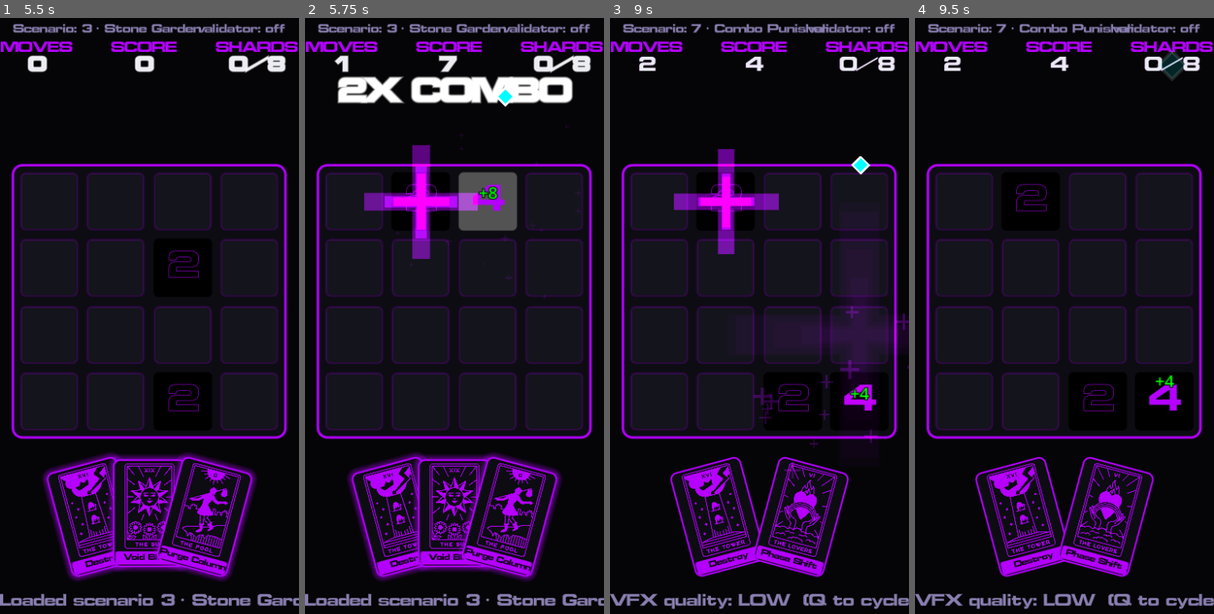
Above: before the commit, frames 1-4 (left to right).
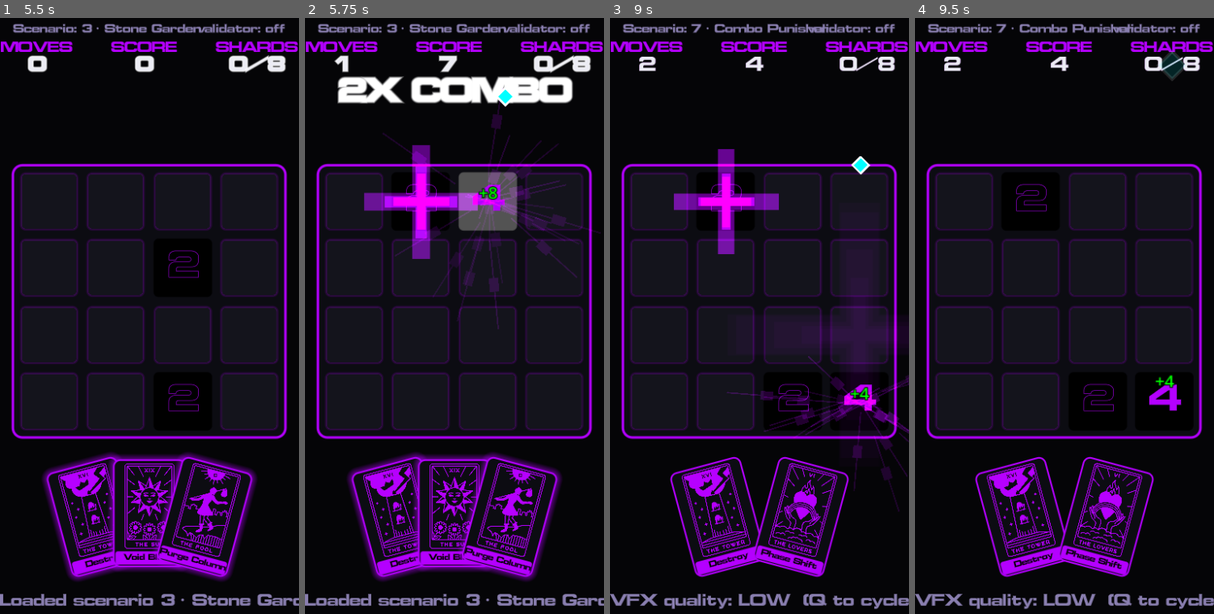
Above: after the commit, the same moments.

Repository: thegoldenmule/moveborne-godot
Game: Godot game, scene res://scenes/main.tscn
Two runs of this game, one before a commit and one after it. Both use one fixed random seed, a clock stepped at 60 frames per second and the inputs below.
Inputs (mouse positions are in pixels of both pictures, inside the frame that each line leads up to):
- Up to frame 1 (5.5 s): tap A at 0.5, 1.25, 2, 4.25 s; drag from (149, 304) to (179, 196) at 0.52 s; drag from (89, 375) to (134, 470) at 1.27 s; move the mouse to (179, 196) at 2.02 s; hold Right 2.03-2.75 s; tap 1 at 2.1 s; drag from (134, 470) to (59, 244) at 2.77 s; click (107, 518) at 3.52 s; move the mouse to (239, 435) at 4.27 s; hold Left 4.28-5 s; tap 3 at 4.35 s; drag from (59, 244) to (104, 178) at 5.02 s
- Up to frame 2 (5.75 s): no input
- Up to frame 3 (9 s): move the mouse to (774, 339) at 5.77 s; hold Down 5.78-6.5 s; tap 5 at 5.85 s; click (774, 339) at 5.92 s; drag from (714, 178) to (699, 375) at 6.52 s; move the mouse to (825, 310) at 7.27 s; hold Up 7.28-8 s; tap 7 at 7.35 s; drag from (699, 375) to (744, 470) at 8.02 s; move the mouse to (789, 196) at 8.77 s; hold Down from 8.78 s (still down); tap Q at 8.85 s
- Up to frame 4 (9.5 s): keep holding Down

Frame 1 is identical in both runs. In frame 2, 2.1% of the frame differs, in the area x 25-99%, y 11-53%; in frame 3, 1.8%; in frame 4, nothing differs.

Commit message:
vfx(P11): anisotropic streak particles for merge + purge-column
Merge and purge-column now emit true streaks (scaleX 0.5->2 / scaleY 0.1->0.2),
the last revolt-fx fidelity gap. Implemented as Vfx._spawn_streak_burst: a fan of
tweened Sprite2D dashes, each rotated to its outward direction and stretched along
it while flying out (TRANS_EXPO/EASE_OUT) and fading, all under one Node2D per burst
(so the _MAX_LIVE cap counts a burst as one). Driven by streak=true EMITTERS entries
swapped in place, so board_view's name-based dispatch needs no changes.

Two corrections vs the original plan, confirmed against the real effects.json bundle:
- Only merge (id26) + purge-column (id10) are streaks (uniformScale=false). The three
  *-run loops have uniformScale=true -> uniform grow-puffs, NOT streaks; left as-is.
- revolt-fx doesn't velocity-align; for these radial bursts a velocity-aligned dash
  reads better, exposed as align_vel (set 0 for faithful fixed-axis).

Tried a shader_type particles GPU route first; it compiled but GPUParticles2D do not
render on this macOS gl_compatibility/Metal-OpenGL backend, so the tweened-Sprite2D
path (same tech as board_view.black_hole_fly) is the gl_compat-safe implementation.

Presentation-only; no engine/ change, parity untouched. VFX_MAPPING.md P11 ticked.

Co-Authored-By: Claude Opus 4.8 (1M context) <noreply@anthropic.com>

Diff:
--- a/llm-workflow/scenes/vfx.gd
+++ b/llm-workflow/scenes/vfx.gd
@@ -19,10 +19,13 @@
 # (burst shrink). vmin/vmax = initial speed px/s; radius = emission disc radius.
 const EMITTERS := {
 	"new-tile":     {frame = "plus",        count = 5,  life = 0.5,  color = "b400ff", blend = "add", shape = "point", vmin = 0.0,   vmax = 0.0,   smin = 0.6, smax = 2.6, radius = 0.0,  grow = true},
-	"merge":        {frame = "plus",        count = 18, life = 0.28, color = "b400ff", blend = "add", shape = "disc",  vmin = 200.0, vmax = 560.0, smin = 0.4, smax = 0.9, radius = 6.0,  grow = false},
+	# Anisotropic streak (P11): radial purple dashes that stretch as they fly out
+	# (scaleX 0.5->2 / scaleY 0.1->0.2 over life). Tweened Sprite2D — see _spawn_streak_burst.
+	"merge":        {streak = true, frame = "plus", count = 20, life = 0.3, color = "b400ff", blend = "add", dist_min = 12.0, dist_max = 120.0, emit_w = 12.0, emit_h = 12.0,  base_scale = 0.5, sx0 = 0.5, sx1 = 2.0, sy0 = 0.1, sy1 = 0.2, alpha_min = 0.4, alpha = 0.8},
 	"delete":       {frame = "x",           count = 10, life = 0.4,  color = "b400ff", blend = "add", shape = "disc",  vmin = 60.0,  vmax = 220.0, smin = 0.4, smax = 1.0, radius = 28.0, grow = false},
 	"bomb-explode": {frame = "plus",        count = 12, life = 0.55, color = "b400ff", blend = "add", shape = "disc",  vmin = 90.0,  vmax = 280.0, smin = 0.5, smax = 1.2, radius = 20.0, grow = false},
-	"purge-column": {frame = "plus",        count = 20, life = 0.5,  color = "b400ff", blend = "add", shape = "disc",  vmin = 120.0, vmax = 420.0, smin = 0.4, smax = 1.0, radius = 10.0, grow = false},
+	# Column sweep streak (P11): same dashes from a tall vertical spawn box.
+	"purge-column": {streak = true, frame = "plus", count = 20, life = 0.3, color = "b400ff", blend = "add", dist_min = 12.0, dist_max = 120.0, emit_w = 12.0, emit_h = 140.0, base_scale = 0.5, sx0 = 0.5, sx1 = 2.0, sy0 = 0.1, sy1 = 0.2, alpha_min = 0.4, alpha = 0.8},
 	"amplify":      {frame = "plus",        count = 10, life = 0.5,  color = "fedc56", blend = "add", shape = "point", vmin = 0.0,   vmax = 40.0,  smin = 0.5, smax = 1.6, radius = 4.0,  grow = true},
 	# deck-ready is not dispatched yet — awaits a ported deck-display (deck-display.ts:124).
 	"deck-ready":   {frame = "deck-symbol", count = 5,  life = 0.5,  color = "b400ff", blend = "add", shape = "point", vmin = 0.0,   vmax = 0.0,   smin = 0.5, smax = 2.2, radius = 0.0,  grow = true},
@@ -61,7 +64,14 @@
 func create_effect(effect_name: String, pos: Vector2, layer: Node) -> void:
 	if not EMITTERS.has(effect_name) or layer == null or layer.get_child_count() >= _MAX_LIVE:
 		return
-	var p := _build(EMITTERS[effect_name], pos)
+	var e: Dictionary = EMITTERS[effect_name]
+	# Streak emitters can't be CPUParticles2D (no per-particle scaleX != scaleY) and
+	# GPUParticles2D don't render on this macOS gl_compatibility/Metal-OpenGL backend,
+	# so streaks are tweened Sprite2D dashes (same tech as board_view.black_hole_fly).
+	if bool(e.get("streak", false)):
+		_spawn_streak_burst(e, pos, layer)
+		return
+	var p := _build(e, pos)
 	p.one_shot = true
 	p.explosiveness = 1.0  # whole count in one burst
 	p.emitting = false
@@ -117,6 +127,61 @@
 	return p
 
 
+## Anisotropic "streak" burst (P11): a fan of tweened Sprite2D dashes, each rotated
+## to its outward direction and stretched along it (scaleX 0.5->2 / scaleY 0.1->0.2)
+## while flying out (easeOutExpo) and fading. CPUParticles2D can't do non-uniform
+## per-particle scale and GPUParticles2D don't render on this gl_compatibility
+## backend, so this is the gl_compat-safe path. All sprites parent under one Node2D
+## so the layer's _MAX_LIVE cap counts a burst as one (matching the CPU emitters).
+func _spawn_streak_burst(e: Dictionary, pos: Vector2, layer: Node) -> void:
+	var root := Node2D.new()
+	root.position = pos
+	layer.add_child(root)
+
+	var count := maxi(1, int(round(float(e["count"]) * Quality.particle_scale())))
+	var life := float(e["life"])
+	var dmin := float(e.get("dist_min", 10.0))
+	var dmax := float(e.get("dist_max", 120.0))
+	var ew := float(e.get("emit_w", 12.0))
+	var eh := float(e.get("emit_h", 12.0))
+	var base := float(e.get("base_scale", 0.5))
+	var sx0 := float(e.get("sx0", 0.5))
+	var sx1 := float(e.get("sx1", 2.0))
+	var sy0 := float(e.get("sy0", 0.1))
+	var sy1 := float(e.get("sy1", 0.2))
+	var align := float(e.get("align_vel", 1.0)) >= 0.5
+	var amin := float(e.get("alpha_min", 0.4))
+	var amax := float(e.get("alpha", 0.8))
+	var tint := Color(str(e["color"]))
+	var tex := _frame(str(e["frame"]))
+	var add := str(e.get("blend", "add")) == "add"
+
+	for i in range(count):
+		var ang := randf() * TAU
+		var dir := Vector2(cos(ang), sin(ang))
+		var dist := lerpf(dmin, dmax, randf())
+		var a0 := lerpf(amin, amax, randf())
+		var s := Sprite2D.new()
+		s.texture = tex
+		var off := Vector2(randf_range(-ew, ew) * 0.5, randf_range(-eh, eh) * 0.5)
+		s.position = off
+		s.rotation = dir.angle() if align else 0.0   # long axis points outward
+		s.scale = Vector2(base * sx0, base * sy0)
+		s.modulate = Color(tint.r, tint.g, tint.b, a0)
+		if add:
+			s.material = _additive_material()
+		root.add_child(s)
+		var tw := s.create_tween().set_parallel(true)
+		tw.tween_property(s, "position", off + dir * dist, life).set_trans(Tween.TRANS_EXPO).set_ease(Tween.EASE_OUT)
+		tw.tween_property(s, "scale", Vector2(base * sx1, base * sy1), life)
+		tw.tween_property(s, "modulate:a", 0.0, life)
+
+	# Single deterministic cleanup for the whole burst (frees all child sprites).
+	get_tree().create_timer(life + 0.3).timeout.connect(func() -> void:
+		if is_instance_valid(root):
+			root.queue_free())
+
+
 func _additive_material() -> CanvasItemMaterial:
 	if _add_mat == null:
 		_add_mat = CanvasItemMaterial.new()
Not shown, changed: llm-workflow/VFX_MAPPING.md
